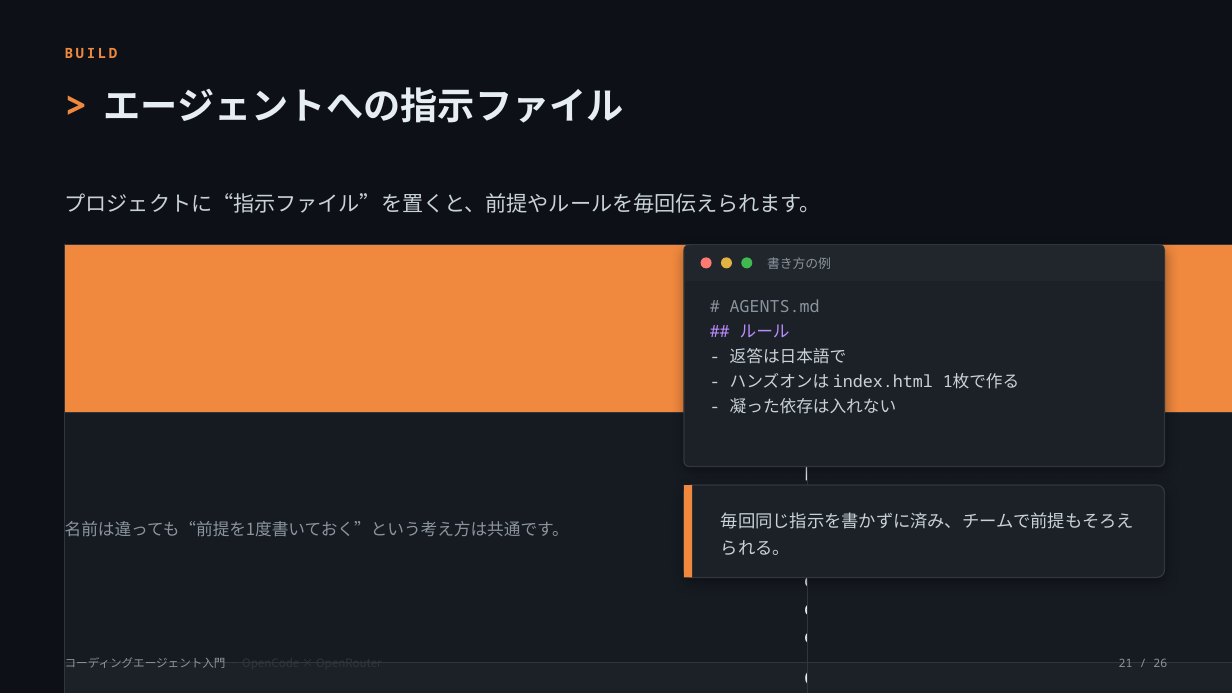
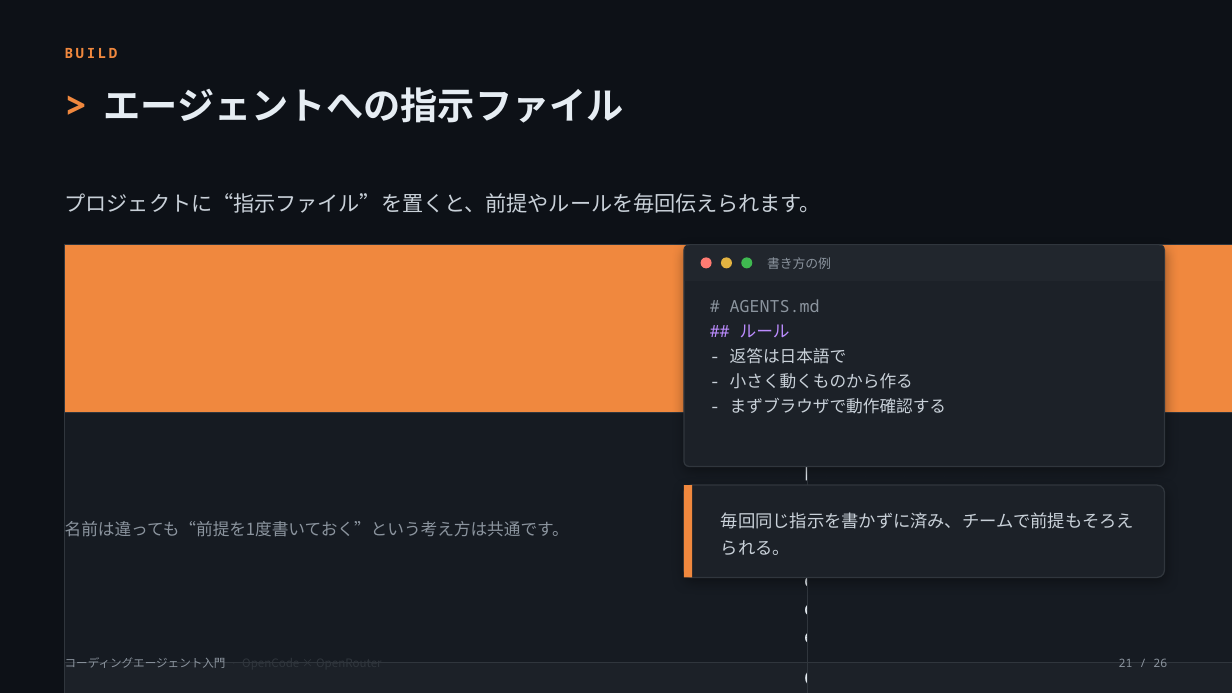
Before and after one commit to OJII3/opencode_openrouter_free_example, a slide deck: slide 21 of slides/seminar.pptx. Drawn at 1232x693 pixels with LibreOffice and Linux fonts; fonts in the diff are those of the drawing. Boxes give left, top, right and bottom in pixels: in the first picture for what was removed or moved away, otherwise in the second. Text is boxed around its words. In the diff, an @@ line names an element or a change of style, - is before the commit and + after.

```diff
--- a/slides/seminar.pptx
+++ b/slides/seminar.pptx
@@ text at (x1=730, y1=373, x2=946, y2=414): text changed @@
-- ハンズオンは index.html 1枚で作る
-- 凝った依存は入れない
+- 小さく動くものから作る
+- まずブラウザで動作確認する
```
Also in this commit, not shown: 3 other slides changed, 3 other files.
